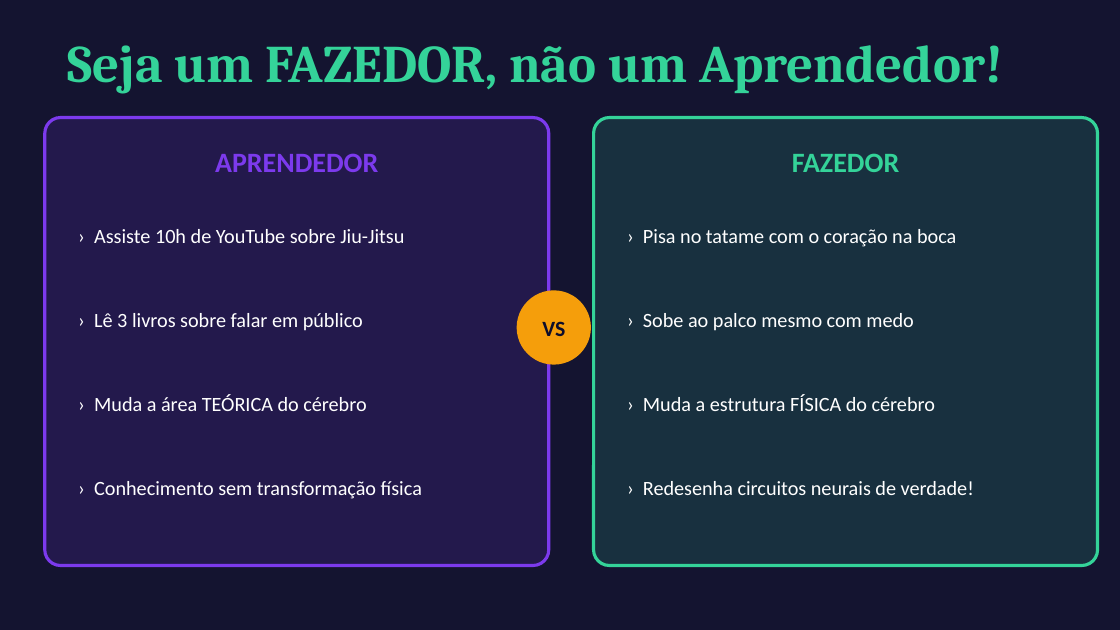
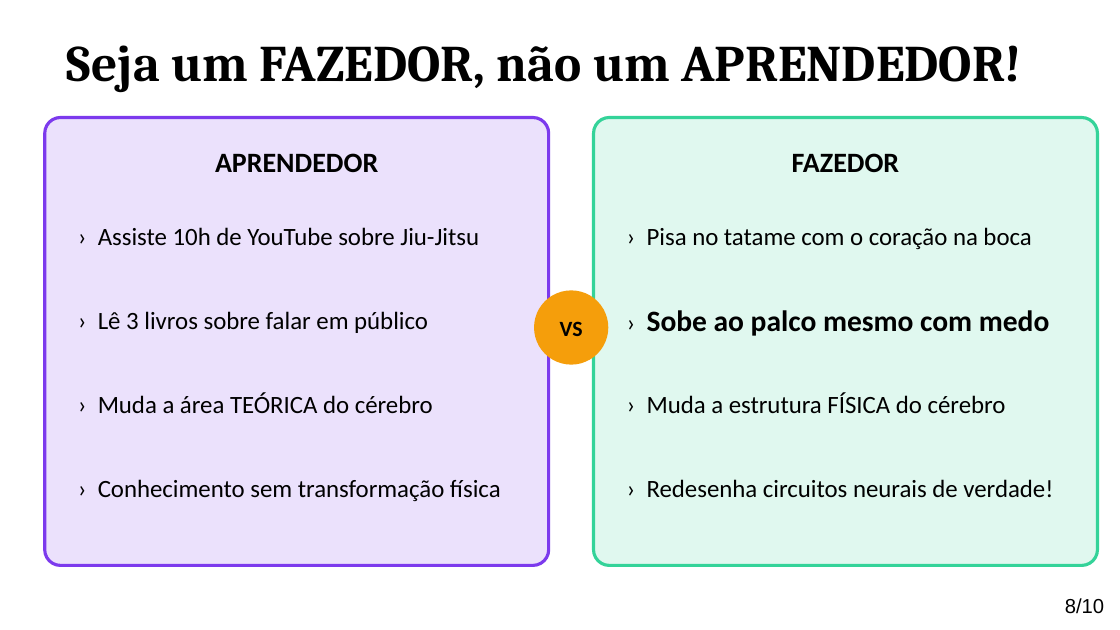
Before and after one commit to rjhalmeman/projeto-integrador-2026, a slide deck: slide 8 of 2-bimestre/2026-06-23-neuroplaticidade/neuroplasticidade_claro.odp (slide 7 before the commit). Drawn at 1120x630 pixels with LibreOffice and Linux fonts; fonts in the diff are those of the drawing. Boxes give left, top, right and bottom in pixels: in the first picture for what was removed or moved away, otherwise in the second. Text is boxed around its words. In the diff, an @@ line names an element or a change of style, - is before the commit and + after.

```diff
--- a/2-bimestre/2026-06-23-neuroplaticidade/neuroplasticidade_claro.odp
+++ b/2-bimestre/2026-06-23-neuroplaticidade/neuroplasticidade_claro.odp
@@ background #141430 to #FFFFFF @@
@@ text at bbox=[67, 45, 1022, 93]: text changed; size 34 to 33 pt; text colour #34D399 to #000000 @@
-Seja um FAZEDOR, não um Aprendedor!
+Seja um FAZEDOR, não um APRENDEDOR!
@@ text "APRENDEDOR" at bbox=[215, 153, 378, 172]: text colour #7C3AED to #000000 @@
@@ text "FAZEDOR" at bbox=[792, 153, 899, 172]: text colour #34D399 to #000000 @@
@@ text "VS": place and size @@
-text "VS" at bbox=[542, 321, 565, 336]
+text "VS" at bbox=[560, 321, 583, 336]
@@ ellipse: place and size @@
-ellipse at bbox=[517, 291, 590, 364]
+ellipse at bbox=[535, 291, 608, 364]
@@ text "VS" at bbox=[560, 321, 583, 336]: text colour #0D0D2B to #000000 @@
@@ text "› Sobe ao palco mesmo ..." at bbox=[647, 310, 1050, 336]: size 13 to 16 pt in "›"; size 13 to 19 pt, text colour #FFFFFF to #000000, bold on @@
@@ size 13 to 16 pt, text colour #FFFFFF to #000000 in 7 elements at bbox=[98, 227, 479, 246], bbox=[98, 311, 428, 333], bbox=[98, 393, 433, 414], bbox=[98, 479, 501, 501], bbox=[647, 227, 1031, 249], bbox=[647, 393, 1006, 414], bbox=[647, 479, 1053, 498] @@
@@ page number added at bbox=[1065, 598, 1104, 614], 13 pt, text #000000 @@
+8/10
```
Also in this commit, not shown: 8 other slides changed, 1 slide added, 2 other files.
